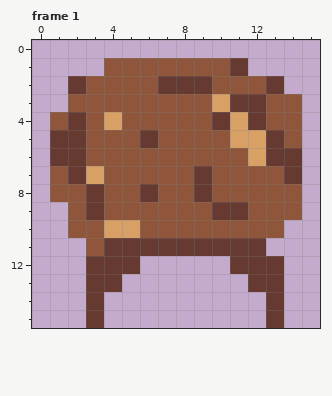
Pixel-art file: art/barrel.aseprite. The picture above was drawn from the file before the commit.
16x16 pixels, 1 frame. Shown: frame 1. The commit also changed other frames, which this record leaves out.
The result:
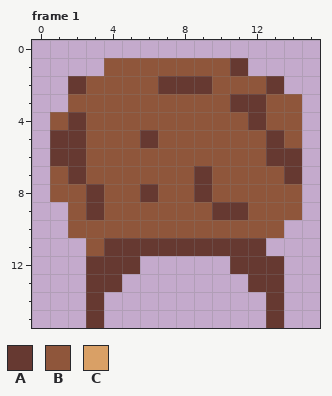
Palette (. is transparent): A #663931  B #8f563b  C #d9a066
Change:
{"where": "frame 1"}
{"frame":1,"y":3,"x":10,"old":"C","new":"B"}
{"frame":1,"y":4,"x":4,"old":"C","new":"B"}
{"frame":1,"y":4,"x":10,"old":"AC","new":"BB"}
{"frame":1,"y":5,"x":11,"old":"CC","new":"BB"}
{"frame":1,"y":6,"x":12,"old":"C","new":"B"}
{"frame":1,"y":7,"x":3,"old":"C","new":"B"}
{"frame":1,"y":10,"x":4,"old":"CC","new":"BB"}
